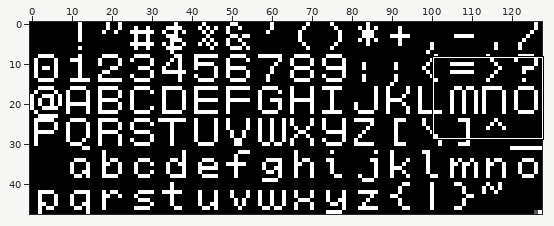
File history of a pixel-art file, others/LibreSprite/font.ase. Above, an overview of the earlier version with the close-up marked.
Close-up. Earlier state:
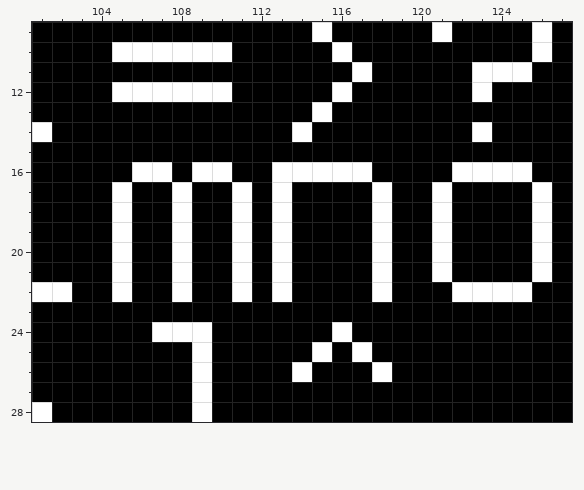
128x48 pixels, 1 frame. Shown: x 101..127, y 9..28. The commit also changed other parts of the picture, which this record leaves out.
The same view after the edit:
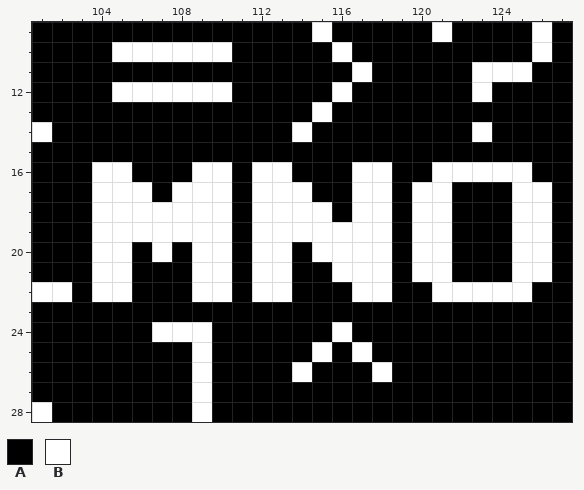
Palette (. is transparent): A #000000  B #ffffff
Diff:
Changed rows in their new state; - is an unchanged pixel.
first column x 104:
16 BBAA----B-AAA-B--B----
17 B-B--BBAB-B--B--B----B
18 B-BB-BBAB-BB-B--B----B
19 B-BB-BBAB-BBBB--B----B
20 B--BABBAB--BBB--B----B
21 B---ABBAB---BB--B----B
22 B---ABBAB----B---B----
